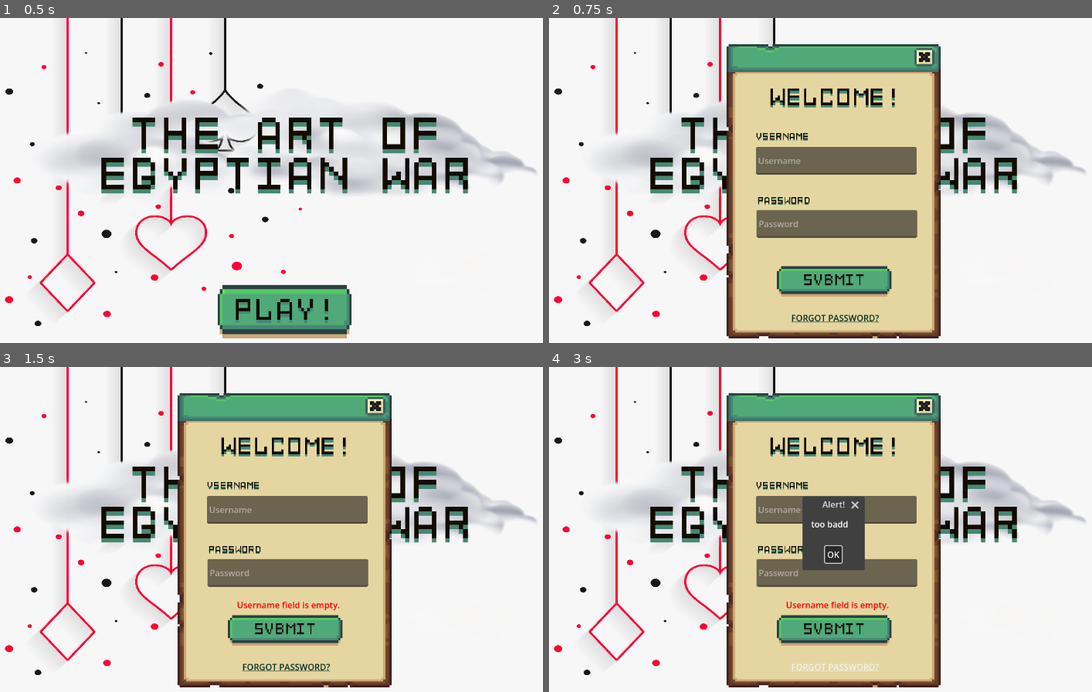
Above: before the commit, frames 1-4 (two rows, left to right).
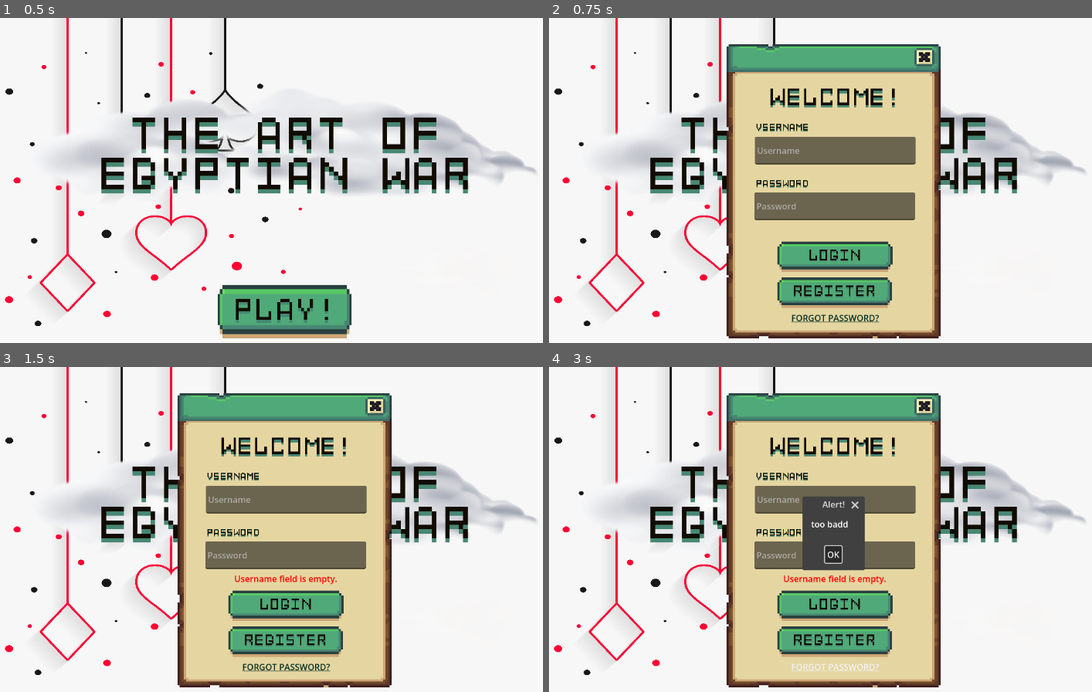
Above: after the commit, the same moments.

Repository: spicywheatbread/art-of-egyptian-war
Game: Godot game, scene res://Assets/Scenes/Login.tscn
Same seed, same stepped clock (60 frames per second), same inputs: the game is played once before the commit and once after it.
Inputs (mouse positions are in pixels of both pictures, inside the frame that each line leads up to):
- Up to frame 1 (0.5 s): no input
- Up to frame 2 (0.75 s): click "PLAY!" at 0.5 s
- Up to frame 3 (1.5 s): click "SUBMIT" (after the commit: "LOGIN") at 1.25 s
- Up to frame 4 (3 s): click (836, 643) at 2 s, where only the run after the commit has a clickable "REGISTER"; click "PLAY!" at 2.75 s

Frame 1 is identical in both runs. In frame 2, 9.6% of the frame differs, in the area x 37-68%, y 32-90%; in frame 3, 9.6%; in frame 4, 8.5%.

Commit message:
Implement user registration

Diff:
--- a/Assets/Scenes/Login.tscn
+++ b/Assets/Scenes/Login.tscn
@@ -168,9 +168,9 @@
 [node name="UsernameLabel" type="Label" parent="CanvasLayer/PopupContainer/LoginPopup" unique_id=1165944320]
 layout_mode = 0
 offset_left = 54.0
-offset_top = 163.0
+offset_top = 146.0
 offset_right = 154.0
-offset_bottom = 186.0
+offset_bottom = 169.0
 theme_override_fonts/font = ExtResource("1_qok2h")
 text = "USERNAME"
 
@@ -182,20 +182,20 @@
 anchor_top = 0.5
 anchor_right = 0.5
 anchor_bottom = 0.5
-offset_left = -145.0
-offset_top = -83.0
-offset_right = 155.0
-offset_bottom = -31.0
+offset_left = -147.0
+offset_top = -102.0
+offset_right = 153.0
+offset_bottom = -50.0
 grow_horizontal = 2
 grow_vertical = 2
 placeholder_text = "Username"
 
 [node name="PasswordLabel" type="Label" parent="CanvasLayer/PopupContainer/LoginPopup" unique_id=336471332]
 layout_mode = 0
-offset_left = 57.0
-offset_top = 283.0
-offset_right = 157.0
-offset_bottom = 306.0
+offset_left = 54.0
+offset_top = 251.0
+offset_right = 154.0
+offset_bottom = 274.0
 theme_override_fonts/font = ExtResource("1_qok2h")
 text = "PASSWORD"
 
@@ -207,10 +207,10 @@
 anchor_top = 0.5
 anchor_right = 0.5
 anchor_bottom = 0.5
-offset_left = -144.0
-offset_top = 35.0
-offset_right = 156.0
-offset_bottom = 87.0
+offset_left = -148.0
+offset_top = 2.0
+offset_right = 152.0
+offset_bottom = 54.0
 grow_horizontal = 2
 grow_vertical = 2
 placeholder_text = "Password"
@@ -219,20 +219,20 @@
 [node name="LoginError" type="Label" parent="CanvasLayer/PopupContainer/LoginPopup" unique_id=174835581]
 custom_minimum_size = Vector2(0, 25)
 layout_mode = 0
-offset_left = 57.0
-offset_top = 384.0
-offset_right = 359.0
-offset_bottom = 407.0
+offset_left = 52.0
+offset_top = 335.0
+offset_right = 354.0
+offset_bottom = 360.0
 theme_override_colors/font_color = Color(1, 0, 0, 1)
 horizontal_alignment = 1
 
 [node name="LoginButton" type="TextureButton" parent="CanvasLayer/PopupContainer/LoginPopup" unique_id=1604393145]
 custom_minimum_size = Vector2(100, 50)
 layout_mode = 0
-offset_left = 94.0
-offset_top = 415.0
-offset_right = 308.0
-offset_bottom = 472.0
+offset_left = 95.0
+offset_top = 369.0
+offset_right = 310.0
+offset_bottom = 426.0
 size_flags_horizontal = 4
 size_flags_vertical = 4
 mouse_default_cursor_shape = 2
@@ -255,7 +255,7 @@
 grow_vertical = 2
 theme_override_constants/margin_bottom = 15
 
-[node name="SubmitText" type="Label" parent="CanvasLayer/PopupContainer/LoginPopup/LoginButton" unique_id=786744114]
+[node name="LoginText" type="Label" parent="CanvasLayer/PopupContainer/LoginPopup/LoginButton" unique_id=786744114]
 layout_mode = 0
 offset_left = 9.0
 offset_top = 11.0
@@ -264,7 +264,48 @@
 theme_override_constants/line_spacing = 3
 theme_override_fonts/font = ExtResource("1_qok2h")
 theme_override_font_sizes/font_size = 25
-text = "SUBMIT"
+text = "LOGIN"
+horizontal_alignment = 1
+
+[node name="RegisterButton" type="TextureButton" parent="CanvasLayer/PopupContainer/LoginPopup" unique_id=1688796999]
+custom_minimum_size = Vector2(100, 50)
+layout_mode = 0
+offset_left = 95.0
+offset_top = 436.0
+offset_right = 309.0
+offset_bottom = 493.0
+size_flags_horizontal = 4
+size_flags_vertical = 4
+mouse_default_cursor_shape = 2
+texture_normal = SubResource("AtlasTexture_qduus")
+texture_pressed = SubResource("AtlasTexture_nclou")
+stretch_mode = 0
+
+[node name="MarginContainer" type="MarginContainer" parent="CanvasLayer/PopupContainer/LoginPopup/RegisterButton" unique_id=1961565447]
+layout_mode = 1
+anchors_preset = 8
+anchor_left = 0.5
+anchor_top = 0.5
+anchor_right = 0.5
+anchor_bottom = 0.5
+offset_left = -97.5
+offset_top = -25.0
+offset_right = 97.5
+offset_bottom = 25.0
+grow_horizontal = 2
+grow_vertical = 2
+theme_override_constants/margin_bottom = 15
+
+[node name="RegisterText" type="Label" parent="CanvasLayer/PopupContainer/LoginPopup/RegisterButton" unique_id=1086798280]
+layout_mode = 0
+offset_left = 9.0
+offset_top = 11.0
+offset_right = 204.0
+offset_bottom = 61.0
+theme_override_constants/line_spacing = 3
+theme_override_fonts/font = ExtResource("1_qok2h")
+theme_override_font_sizes/font_size = 25
+text = "REGISTER"
 horizontal_alignment = 1
 
 [node name="forgot_button" type="LinkButton" parent="CanvasLayer/PopupContainer/LoginPopup" unique_id=807943178]
@@ -279,4 +320,5 @@
 [connection signal="pressed" from="CanvasLayer/LoginContainer/VBoxContainer/PlayButton" to="." method="_toggle_login"]
 [connection signal="pressed" from="CanvasLayer/PopupContainer/LoginPopup/close" to="." method="_on_close_pressed"]
 [connection signal="pressed" from="CanvasLayer/PopupContainer/LoginPopup/LoginButton" to="." method="_on_login_button_pressed"]
+[connection signal="pressed" from="CanvasLayer/PopupContainer/LoginPopup/RegisterButton" to="." method="_on_register_button_pressed"]
 [connection signal="pressed" from="CanvasLayer/PopupContainer/LoginPopup/forgot_button" to="." method="_on_forgot_button_pressed"]
--- a/Assets/Scripts/login.gd
+++ b/Assets/Scripts/login.gd
@@ -23,6 +23,7 @@
 func _on_close_pressed() -> void:
 	popupContainer.visible = false
 
+
 func _on_login_button_pressed() -> void:
 	LoginError.text = ""
 
@@ -39,6 +40,24 @@
 	if msg:
 		LoginError.text = msg
 
+
+func _on_register_button_pressed() -> void:
+	LoginError.text = ""
+
+	var username = userNameInput.text.strip_edges()
+	var password = passwordInput.text.strip_edges()
+	if username == "":
+		LoginError.text = "Username field is empty."
+		return
+	if password == "":
+		LoginError.text = "Password field is empty."
+		return
+
+	var msg = await NetworkClient.register_user(username, password)
+	if msg:
+		LoginError.text = msg
+
+
 func _on_forgot_button_pressed() -> void:
 	var popup = AcceptDialog.new()
 	popup.dialog_text = "too badd"
--- a/Assets/Scripts/network_client.gd
+++ b/Assets/Scripts/network_client.gd
@@ -127,7 +127,7 @@
 						lobby_state.emit(response)
 					"error":
 						match response["code"]:
-							"INVALID_USERNAME", "INVALID_PASSWORD":
+							"INVALID_USERNAME", "INVALID_PASSWORD", "INVALID_CREDENTIALS":
 								auth_ok.emit(null)
 							"ROOM_NOT_FOUND", "INVALID_GAME_CODE":
 								lobby_state.emit(null)
